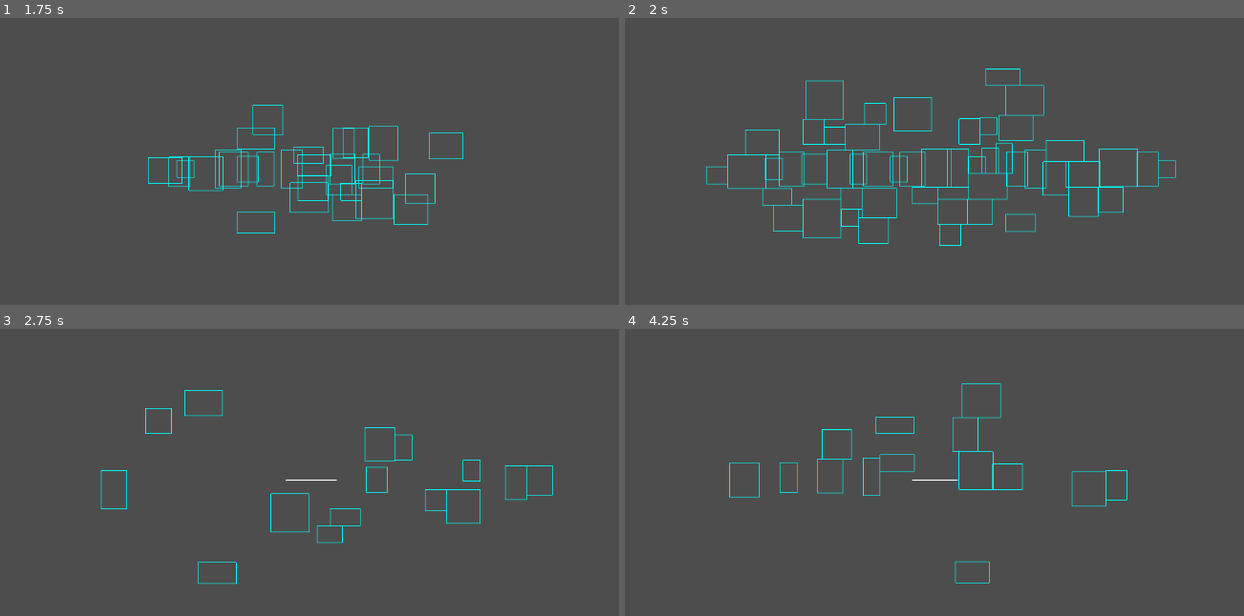
Above: before the commit, frames 1-4 (two rows, left to right).
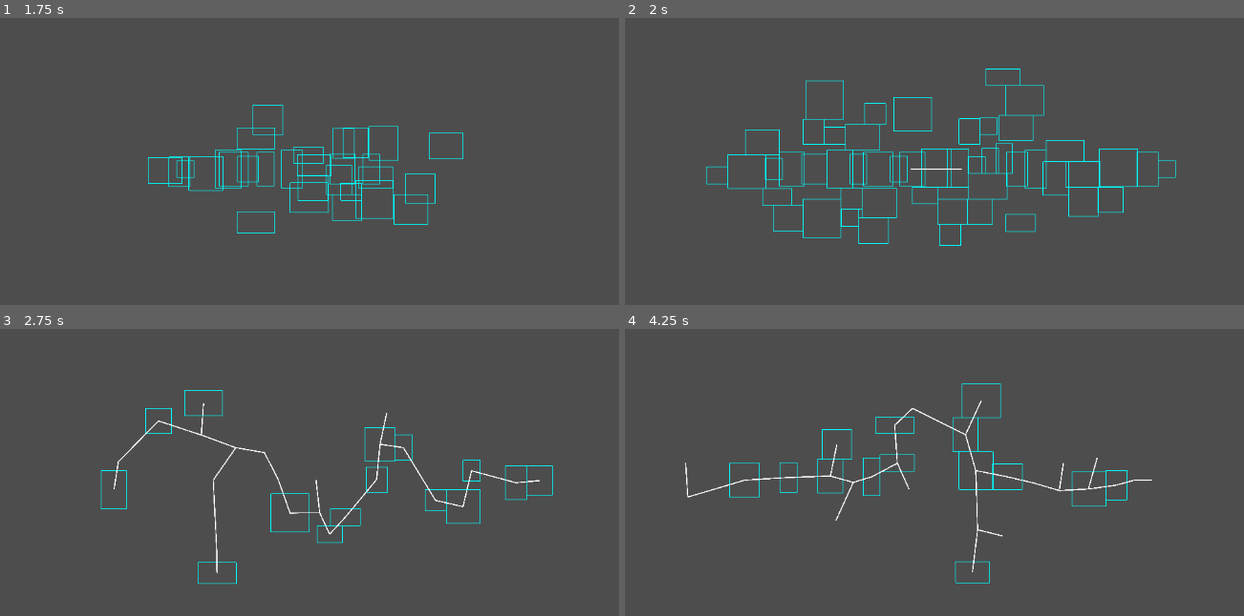
Above: after the commit, the same moments.

Repository: zamolnar/Spread-Game
Game: Godot game, scene res://scenesAndScripts/Dungeon.tscn
The game is run twice, just before and just after one commit, with the same random seed, the same clock (stepped at 60 frames per second) and the same inputs.
Inputs:
- Up to frame 1 (1.75 s): hold D (Right) 0.53-1.28 s; hold Space (ui_select) 0.53-1.28 s; hold S (Down) from 1.28 s (still down); tap Space (ui_select) at 1.35, 1.52 s
- Up to frame 2 (2 s): keep holding S (Down); tap Space (ui_select) at 1.82 s
- Up to frame 3 (2.75 s): release S (Down) at 2.03 s; hold D (Right) from 2.03 s (still down); hold Space (ui_select) from 2.03 s (still down)
- Up to frame 4 (4.25 s): release D (Right) at 2.78 s; release Space (ui_select) at 2.78 s; hold W (Up) 2.78-3.53 s; tap Space (ui_select) at 2.85, 3.02, 3.32 s; hold A (Left) from 3.53 s (still down); hold Space (ui_select) from 3.53 s (still down)

Frame 1 is identical in both runs. In frame 2, less than 0.1% of the frame differs, in the area x 46-55%, y 52-53%; in frame 3, 0.8%; in frame 4, 0.9%, in the area x 9-86%, y 24-85%.

Commit message:
reduced delay

Diff:
--- a/scenesAndScripts/Dungeon.gd
+++ b/scenesAndScripts/Dungeon.gd
@@ -9,7 +9,7 @@
 var horizontalSpread = 400		#biases horizontal generation over vertical
 var theEarthquake = 0.5		#randomly destroys this percent of the rooms (providing better spread)
 
-var primPath	#AStar pathfinding object
+var primPath	#AStar2D pathfinding object
 
 func _ready():
 	randomize()
@@ -36,7 +36,7 @@
 			room_positions.append(Vector2(	#add to pos list for Prims
 				room.position.x, room.position.y)) #3d representation of 2d vector
 
-	await get_tree().create_timer(1).timeout	#pause for earthquake
+	await get_tree().create_timer(0.3).timeout	#pause for earthquake
 	#generate a min spanning tree using Prim's algo
 	primPath = find_mst(room_positions)
 
